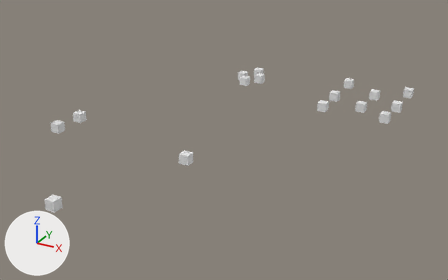
Two versions of the OBJ model Assets/SpawnData/Room1SpawnData.obj, one commit apart.
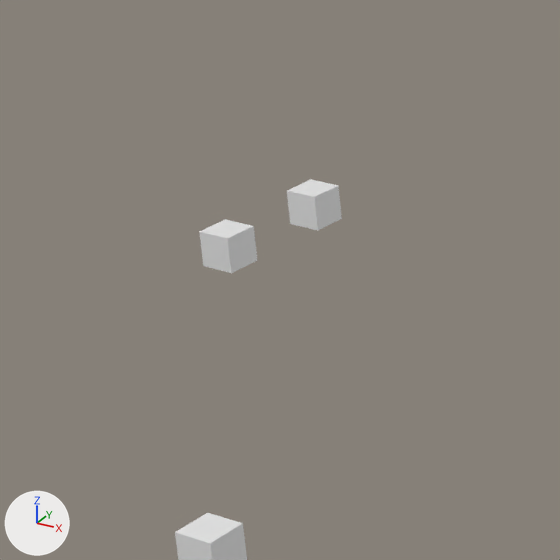
The first picture shows the older version from a 50 mm lens placed at (69.9, -67.1, 52.3), pointed at (9.5, 42.8, -2.7). The close-ups show both versions on the part from 0% to 32% of the width and 23% to 74% of the height of that picture; other places that the commit changed are outside them. Arrows for +X, +Y and +Z are at lower left; the lights stay in place. Where no turn or scale is listed for an object, it has been applied to the vertices.

The first close-up shows 'SpawnPoint.006_Cube.044', 'SpawnPoint.007_Cube.045', 'W_8.0_Cube.053'.
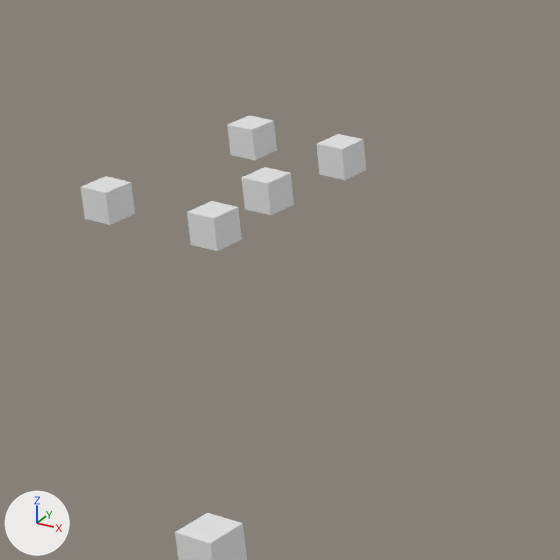
The change, as a diff of the scene's bpy script:
```diff
--- a/Assets/SpawnData/Room1SpawnData.obj.py
+++ b/Assets/SpawnData/Room1SpawnData.obj.py
@@ me_spawnpoint_011_cube_105 @@
+me_spawnpoint_011_cube_105.from_pydata(...)  # a box spanning x -26.84..-24.84, y 27.06..29.06, z -1.0..1.0
@@ me_spawnpoint_010_cube_104 @@
+me_spawnpoint_010_cube_104.from_pydata(...)  # a box spanning x -35.06..-33.06, y 27.06..29.06, z -1.0..1.0
@@ me_spawnpoint_009_cube_103 @@
+me_spawnpoint_009_cube_103.from_pydata(...)  # a box spanning x -35.06..-33.06, y 39.29..41.29, z -1.0..1.0
@@ me_spawnpoint_008_cube_102 @@
+me_spawnpoint_008_cube_102.from_pydata(...)  # a box spanning x -27.92..-25.92, y 39.29..41.29, z -1.0..1.0
@@ me_spawnpoint_007_cube_101 @@
+me_spawnpoint_007_cube_101.from_pydata(...)  # a box spanning x -27.92..-25.92, y 32.71..34.71, z -1.0..1.0
@@ ob_spawnpoint_006_cube_044 @@
-ob_spawnpoint_006_cube_044 = bpy.data.objects.new('SpawnPoint.006_Cube.044', me_spawnpoint_006_cube_044)
-ob_spawnpoint_006_cube_044.location = (0.0, 0.0, 0.0)
@@ ob_spawnpoint_007_cube_045 @@
-ob_spawnpoint_007_cube_045 = bpy.data.objects.new('SpawnPoint.007_Cube.045', me_spawnpoint_007_cube_045)
-ob_spawnpoint_007_cube_045.location = (0.0, 0.0, 0.0)
@@ ob_spawnpoint_011_cube_105 @@
+ob_spawnpoint_011_cube_105 = bpy.data.objects.new('SpawnPoint.011_Cube.105', me_spawnpoint_011_cube_105)
+ob_spawnpoint_011_cube_105.location = (0.0, 0.0, 0.0)
@@ ob_spawnpoint_010_cube_104 @@
+ob_spawnpoint_010_cube_104 = bpy.data.objects.new('SpawnPoint.010_Cube.104', me_spawnpoint_010_cube_104)
+ob_spawnpoint_010_cube_104.location = (0.0, 0.0, 0.0)
@@ ob_spawnpoint_009_cube_103 @@
+ob_spawnpoint_009_cube_103 = bpy.data.objects.new('SpawnPoint.009_Cube.103', me_spawnpoint_009_cube_103)
+ob_spawnpoint_009_cube_103.location = (0.0, 0.0, 0.0)
@@ ob_spawnpoint_008_cube_102 @@
+ob_spawnpoint_008_cube_102 = bpy.data.objects.new('SpawnPoint.008_Cube.102', me_spawnpoint_008_cube_102)
+ob_spawnpoint_008_cube_102.location = (0.0, 0.0, 0.0)
@@ ob_spawnpoint_007_cube_101 @@
+ob_spawnpoint_007_cube_101 = bpy.data.objects.new('SpawnPoint.007_Cube.101', me_spawnpoint_007_cube_101)
+ob_spawnpoint_007_cube_101.location = (0.0, 0.0, 0.0)
```

Changed parts and their boxes [x1, y1, x2, y2] in the close-ups (560 x 560 px):
'SpawnPoint.006_Cube.044', deleted: before [199, 219, 257, 273]
'SpawnPoint.007_Cube.045', deleted: before [287, 180, 342, 230]
'SpawnPoint.011_Cube.105', added: after [187, 201, 242, 251]
'SpawnPoint.010_Cube.104', added: after [80, 176, 135, 225]
'SpawnPoint.007_Cube.101', added: after [242, 167, 294, 215]
'SpawnPoint.008_Cube.102', added: after [316, 134, 366, 180]
'SpawnPoint.009_Cube.103', added: after [227, 115, 277, 160]
